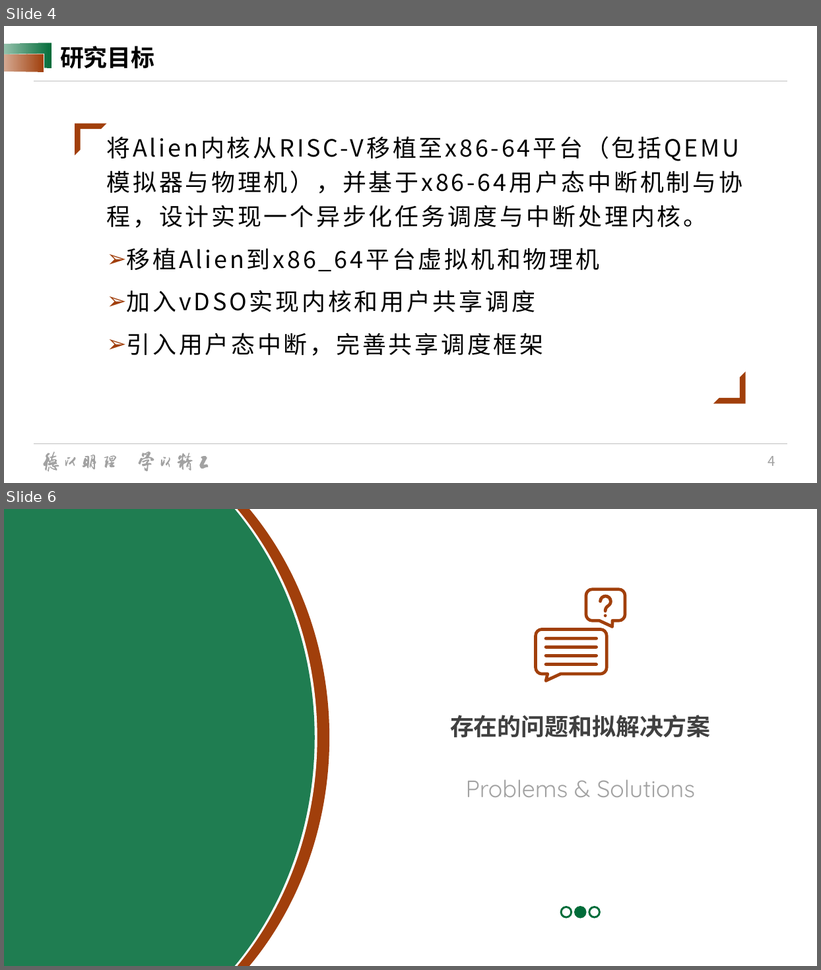
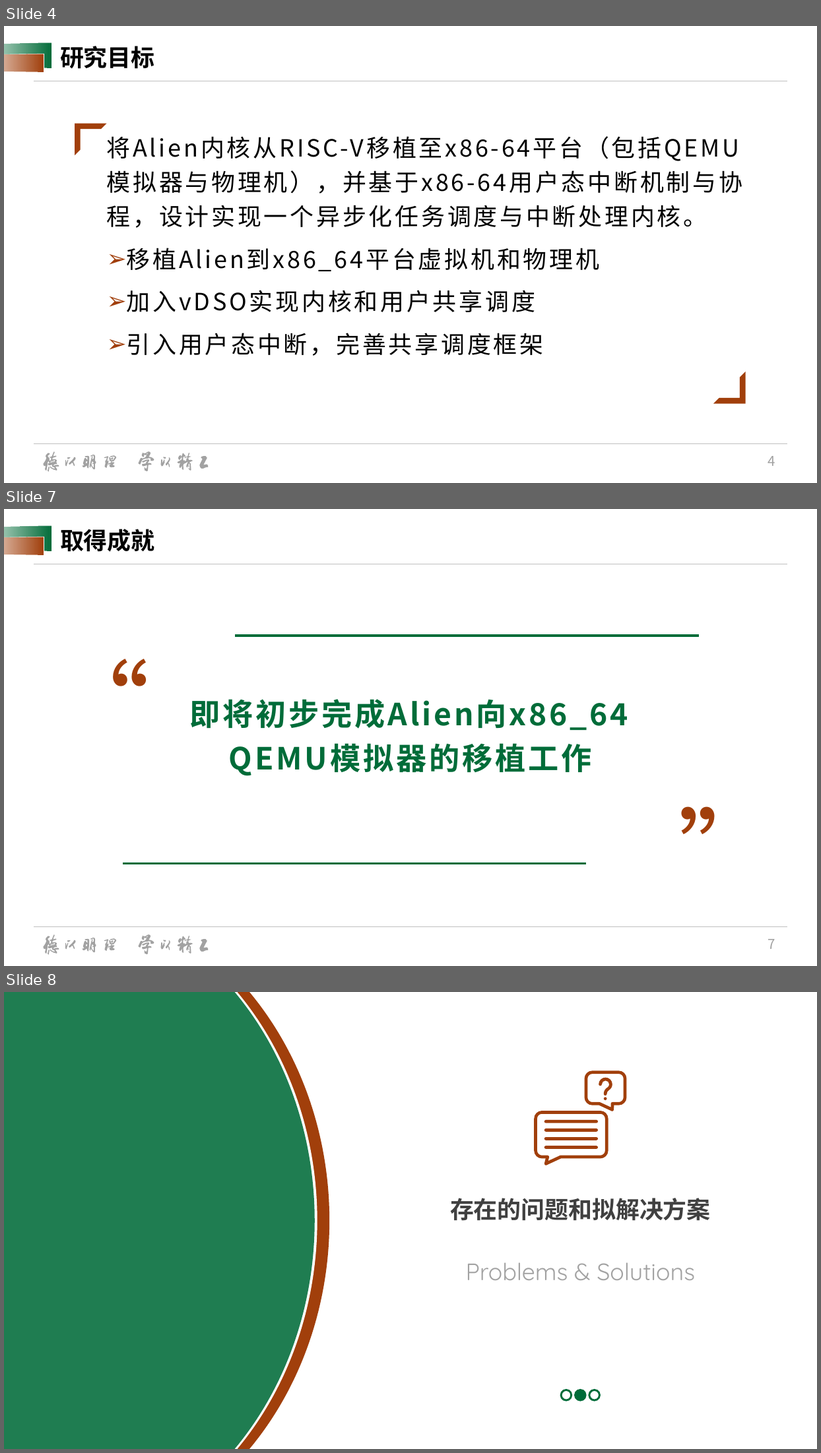
Before and after one commit to hhhjjjcc112/AsyncAlien, a slide deck: docs/graduation/胡嘉晨-中期汇报.pptx. Shown one above the other, each under a label of ours: slides 4 and 6 before the commit, slides 4, 7 and 8 after it; the slides between them are not shown. The pictures are 821x970 and 821x1453 pixels, drawn with LibreOffice and Linux fonts; fonts in the diff are those of the drawing; background and template pictures are left out. Boxes give left, top, right and bottom in pixels: in the first picture for what was removed or moved away, otherwise in the second. Text is boxed around its words. In the diff, an @@ line names an element or a change of style, - is before the commit and + after.

```diff
--- a/docs/graduation/胡嘉晨-中期汇报.pptx
+++ b/docs/graduation/胡嘉晨-中期汇报.pptx
@@ slide 7 added at (x1=4, y1=509, x2=817, y2=966), background #FFFFFF; not listed: 22 template elements that a slide beside it also shows @@
@@ title added at (x1=60, y1=529, x2=155, y2=552), 28 pt, text #000000, bold @@
+取得成就
@@ text added at (x1=52, y1=644, x2=218, y2=762), 115 pt, text #A13F0B @@
+“
@@ line added from (235, 635) to (699, 635), #006C39 3 pt @@
@@ text added at (x1=190, y1=699, x2=629, y2=776), 36 pt, text #006C39, bold @@
+即将初步完成Alien向x86_64 QEMU模拟器的移植工作
@@ text added at (x1=679, y1=792, x2=788, y2=910), 115 pt, text #A13F0B @@
+”
@@ line added from (123, 864) to (587, 864), #006C39 3 pt @@
@@ what was slide 6 is now slide 8 @@
```
Also in this commit, not shown: 2 slides changed, 1 other slide added, 32 other files.
